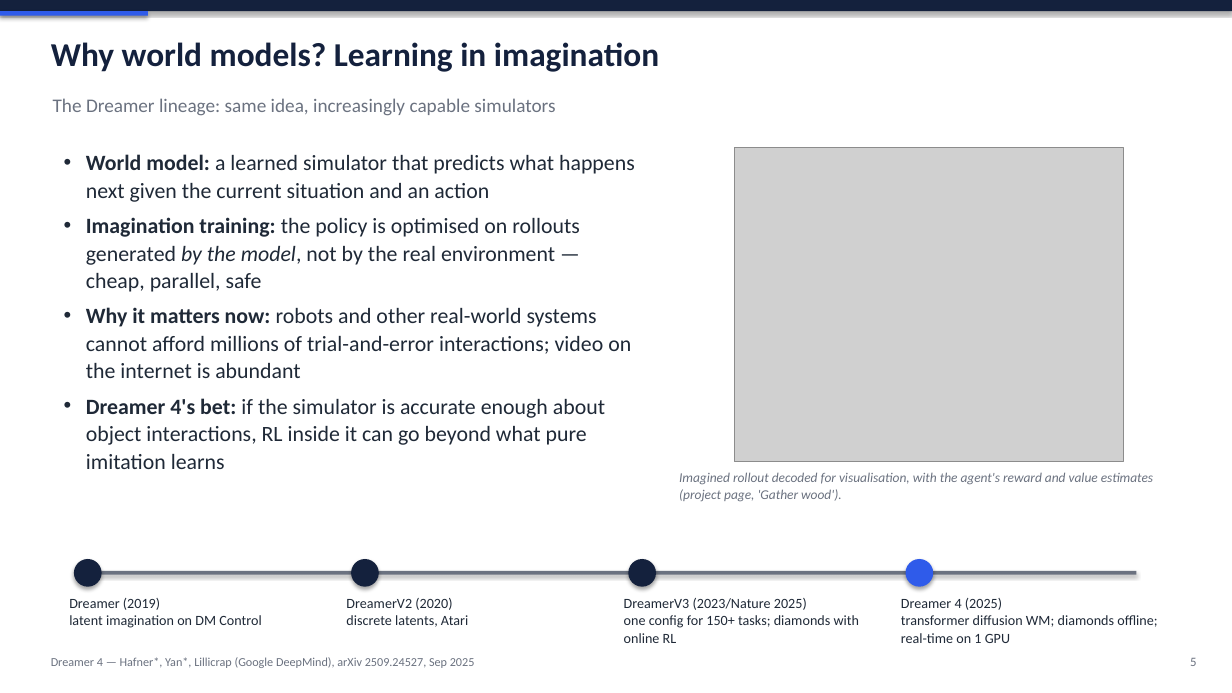
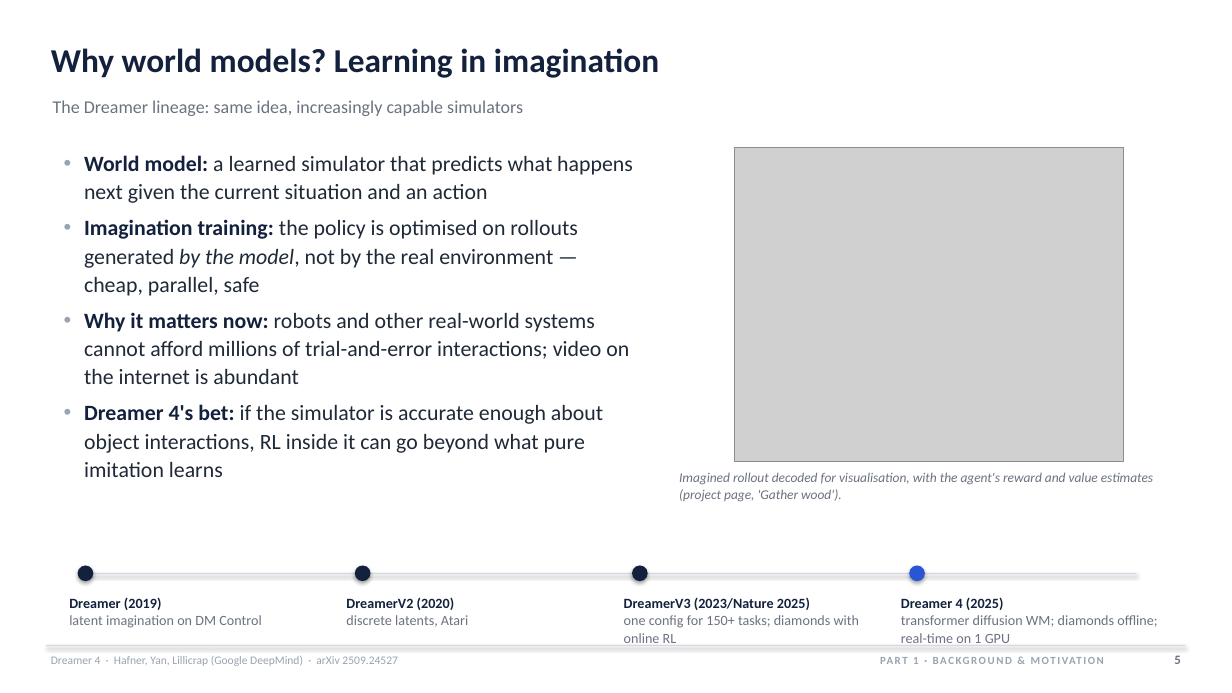
Before and after one commit to HarmannBitte/Dreamer-4, a slide deck: slide 5 of presentation/Dreamer4_Deep_Dive.pptx. Drawn at 1232x693 pixels with LibreOffice and Linux fonts; fonts in the diff are those of the drawing; grey boxes stand for pictures. Boxes give left, top, right and bottom in pixels: in the first picture for what was removed or moved away, otherwise in the second. Text is boxed around its words. In the diff, an @@ line names an element or a change of style, - is before the commit and + after.

```diff
--- a/presentation/Dreamer4_Deep_Dive.pptx
+++ b/presentation/Dreamer4_Deep_Dive.pptx
@@ rectangle removed at (x1=0, y1=0, x2=1232, y2=11) @@
@@ rectangle removed at (x1=0, y1=11, x2=148, y2=16) @@
@@ text "Why world models? Learning in ..." moved from (x1=51, y1=42, x2=659, y2=72) to (x1=51, y1=48, x2=659, y2=78) @@
@@ text "The Dreamer lineage: same idea, ..." at (x1=53, y1=100, x2=523, y2=116): size 15 to 14 pt @@
@@ text "World model: a learned simulator ..." at (x1=84, y1=155, x2=633, y2=477): text colour #1F2937 to #14213D in "World model:", "Imagination training:", "Why it matters now:", "Dreamer 4's bet:"; indent changed; line spacing 1.05 to 1.08 @@
@@ ellipse resized from (x1=74, y1=559, x2=102, y2=587) to (x1=78, y1=566, x2=93, y2=581) @@
@@ ellipse resized from (x1=351, y1=559, x2=379, y2=587) to (x1=355, y1=566, x2=371, y2=581) @@
@@ ellipse resized from (x1=628, y1=559, x2=656, y2=587) to (x1=632, y1=566, x2=648, y2=581) @@
@@ ellipse resized from (x1=906, y1=559, x2=933, y2=587) to (x1=909, y1=566, x2=925, y2=581) @@
@@ ellipse at (x1=909, y1=566, x2=925, y2=581): fill #2F5BEA to #2A56D6 @@
@@ text "Dreamer (2019)" at (x1=69, y1=597, x2=261, y2=628): text colour #1F2937 to #14213D, bold on in "Dreamer (2019)"; text colour #1F2937 to #6B7280 in "latent imagination on DM Control" @@
@@ rectangle at (x1=83, y1=573, x2=1137, y2=574): fill #6B7280 to #D3D8E2 @@
@@ text "DreamerV2 (2020)" at (x1=346, y1=597, x2=468, y2=627): text colour #1F2937 to #14213D, bold on in "DreamerV2 (2020)"; text colour #1F2937 to #6B7280 in "discrete latents, Atari" @@
@@ text "DreamerV3 (2023/Nature 2025)" at (x1=624, y1=597, x2=860, y2=643): text colour #1F2937 to #14213D, bold on in "DreamerV3 (2023/Nature 2025)"; text colour #1F2937 to #6B7280 in "one config for 150+ tasks; diamonds with ..." @@
@@ text "Dreamer 4 (2025)" at (x1=901, y1=597, x2=1157, y2=646): text colour #1F2937 to #14213D, bold on in "Dreamer 4 (2025)"; text colour #1F2937 to #6B7280 in "transformer diffusion WM; diamonds offline; real-time on ..." @@
@@ rectangle added at (x1=46, y1=645, x2=1186, y2=646), fill #D3D8E2 @@
@@ text at (x1=51, y1=656, x2=398, y2=666): text changed; size 9.5 to 9 pt; text colour #6B7280 to #9AA3B2 @@
-Dreamer 4 — Hafner*, Yan*, Lillicrap (Google DeepMind), arXiv 2509.24527, Sep 2025
+Dreamer 4 · Hafner, Yan, Lillicrap (Google DeepMind) · arXiv 2509.24527
@@ text added at (x1=913, y1=657, x2=919, y2=664), 8.5 pt, text #9AA3B2, bold @@
+PART 1 · BACKGROUND & MOTIVATION
@@ text "5" at (x1=1174, y1=655, x2=1180, y2=664): bold on @@
```
Also in this commit, not shown: 38 other slides changed, 6 other files.
